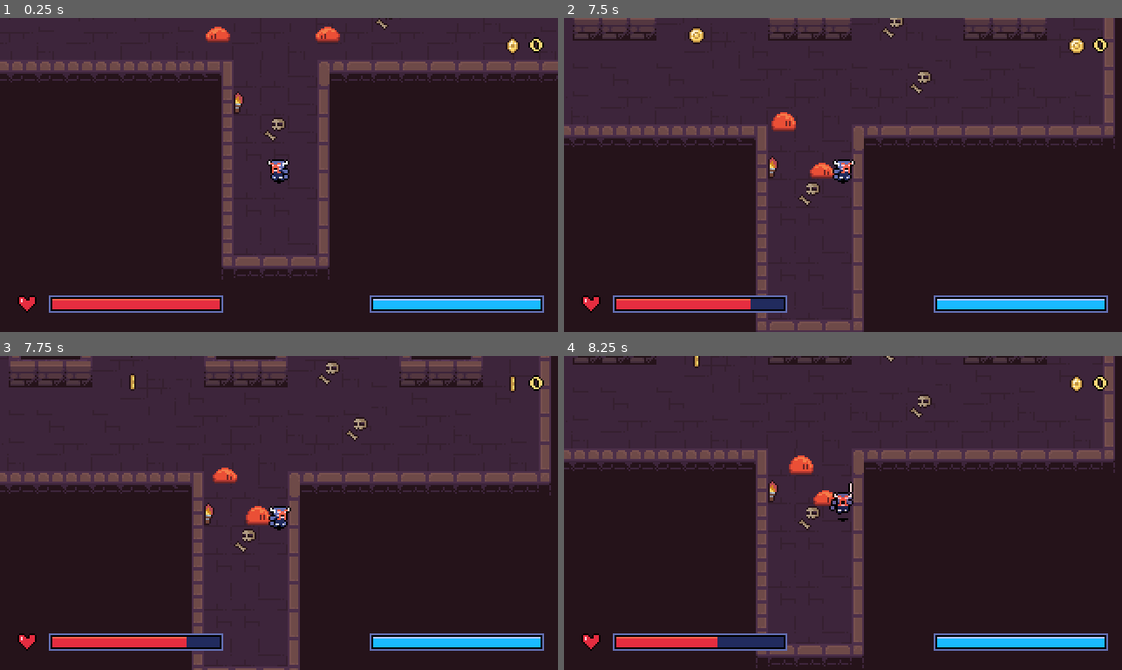
Above: before the commit, frames 1-4 (two rows, left to right).
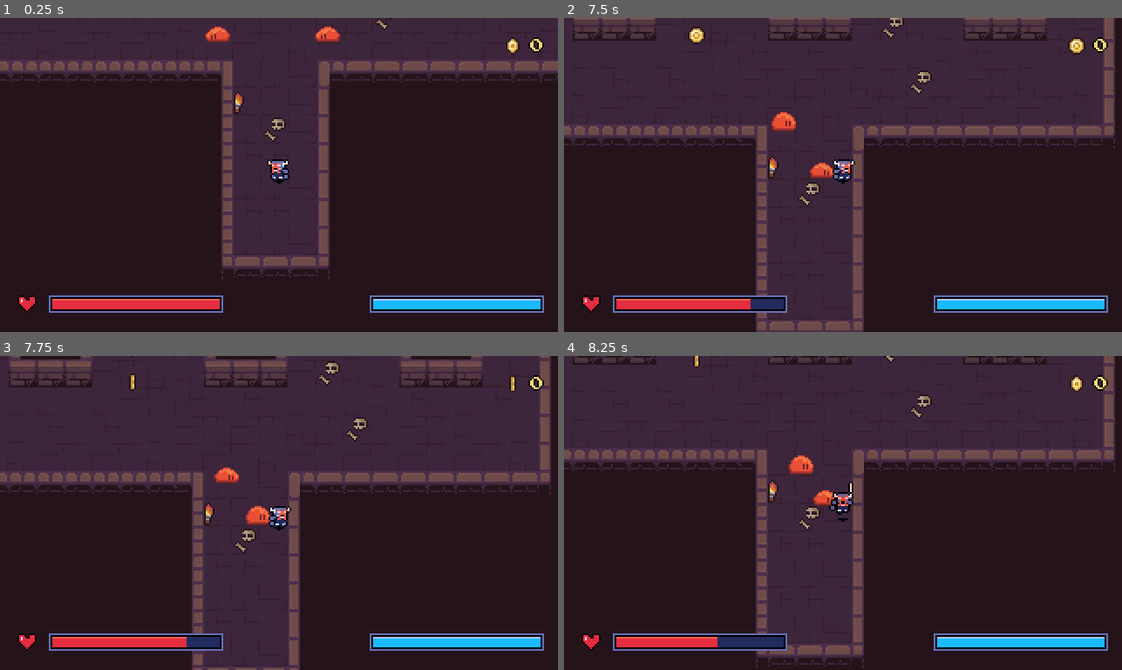
Above: after the commit, the same moments.

Repository: DaEpickid540/haven-2026
Game: Godot game, scene res://Scenes/dungeon_room_3.tscn
Same seed, same stepped clock (60 frames per second), same inputs: the game is played once before the commit and once after it. This scene is started directly instead of the project's main scene.
Inputs (mouse positions are in pixels of both pictures, inside the frame that each line leads up to):
- Up to frame 1 (0.25 s): no input
- Up to frame 2 (7.5 s): move the mouse to (965, 159) at 0.52 s; hold Right (right) 0.53-1.28 s; tap F (attack) at 0.6, 4.35 s; click (965, 159) at 0.67 s; move the mouse to (731, 190) at 1.27 s; hold Down (down) 1.28-2.03 s; tap Shift (dash) at 1.35 s; move the mouse to (898, 105) at 2.02 s; hold Right (right) 2.03-2.78 s; hold E (interact) 2.03-2.78 s; move the mouse to (815, 237) at 2.77 s; hold Up (up) 2.78-3.53 s; tap Ctrl at 2.85, 6.6 s; click (815, 237) at 2.92 s; move the mouse to (1010, 222) at 3.52 s; hold Left (left) 3.53-5.03 s; tap Alt at 3.6, 7.35 s; move the mouse to (675, 127) at 4.27 s; move the mouse to (870, 175) at 5.02 s; hold Down (down) 5.03-5.78 s; hold Shift (dash) 5.03-5.78 s; click (870, 175) at 5.17 s; move the mouse to (759, 96) at 5.77 s; hold Right (right) 5.78-6.53 s; tap E (interact) at 5.85 s; move the mouse to (965, 159) at 6.52 s; hold Up (up) 6.53-7.28 s; move the mouse to (731, 190) at 7.27 s; hold Right (right) from 7.28 s (still down); click (731, 190) at 7.42 s
- Up to frame 3 (7.75 s): keep holding Right (right)
- Up to frame 4 (8.25 s): move the mouse to (898, 443) at 8.02 s; release Right (right) at 8.03 s; hold Down (down) from 8.03 s (still down); tap F (attack) at 8.1 s

Frames 1-2 are identical in both runs. In frame 3, less than 0.1% of the frame differs, in the area x 38-43%, y 35-41%; in frame 4, nothing differs.

Commit message:
Update (pretty much final)

Diff:
--- a/Scenes/dungeon_room_1.tscn
+++ b/Scenes/dungeon_room_1.tscn
@@ -194,3 +194,6 @@
 
 [node name="Skeleton2" parent="." unique_id=1283031209 instance=ExtResource("8_6ikaa")]
 position = Vector2(680, 102)
+
+[node name="Enemy7" parent="." unique_id=703393121 instance=ExtResource("6_pxr2g")]
+position = Vector2(504, 470)
--- a/Scenes/dungeon_room_2.tscn
+++ b/Scenes/dungeon_room_2.tscn
@@ -7,6 +7,7 @@
 [ext_resource type="PackedScene" path="res://Scenes/coin.tscn" id="5_coin"]
 [ext_resource type="PackedScene" uid="uid://d1w04finjod5s" path="res://slime_blue.tscn" id="6_yxrg4"]
 [ext_resource type="PackedScene" uid="uid://db0fpjasttonn" path="res://enemy.tscn" id="7_46b87"]
+[ext_resource type="PackedScene" uid="uid://bn1x13txttkg" path="res://Scenes/skeleton.tscn" id="8_brg50"]
 [ext_resource type="PackedScene" uid="uid://xnpr1536a0rs" path="res://slime_red.tscn" id="8_qypnw"]
 
 [sub_resource type="RectangleShape2D" id="Shape_ExitToRoom1"]
@@ -224,5 +225,14 @@
 [node name="SlimeBlue7" parent="Slimes" unique_id=1738534352 instance=ExtResource("6_yxrg4")]
 position = Vector2(675, 205)
 
+[node name="Skeleton" parent="Slimes" unique_id=672855553 instance=ExtResource("8_brg50")]
+position = Vector2(504, 525)
+
+[node name="Skeleton2" parent="Slimes" unique_id=1210741023 instance=ExtResource("8_brg50")]
+position = Vector2(311, 291)
+
+[node name="Skeleton3" parent="Slimes" unique_id=323368849 instance=ExtResource("8_brg50")]
+position = Vector2(822, 95)
+
 [node name="SlimeRed" parent="." unique_id=118190816 instance=ExtResource("8_qypnw")]
 position = Vector2(810, 167)
--- a/Scenes/dungeon_room_3.tscn
+++ b/Scenes/dungeon_room_3.tscn
@@ -7,6 +7,7 @@
 [ext_resource type="PackedScene" uid="uid://d1w04finjod5s" path="res://slime_blue.tscn" id="4_2octr"]
 [ext_resource type="PackedScene" uid="uid://r5xfe1r04fk" path="res://boss_green.tscn" id="6_vmr8y"]
 [ext_resource type="PackedScene" uid="uid://bn1x13txttkg" path="res://Scenes/skeleton.tscn" id="7_k1shn"]
+[ext_resource type="PackedScene" uid="uid://db0fpjasttonn" path="res://enemy.tscn" id="8_xxwcs"]
 
 [sub_resource type="TileSetAtlasSource" id="TileSetAtlasSource_6uqcd"]
 texture = ExtResource("1_hlq5x")
@@ -322,3 +323,9 @@
 
 [node name="SlimeBlue5" parent="." unique_id=209231297 instance=ExtResource("4_2octr")]
 position = Vector2(482, 269)
+
+[node name="Enemy" parent="." unique_id=1620705969 instance=ExtResource("8_xxwcs")]
+position = Vector2(276, -171)
+
+[node name="Enemy2" parent="." unique_id=619110846 instance=ExtResource("8_xxwcs")]
+position = Vector2(-119, -20)
